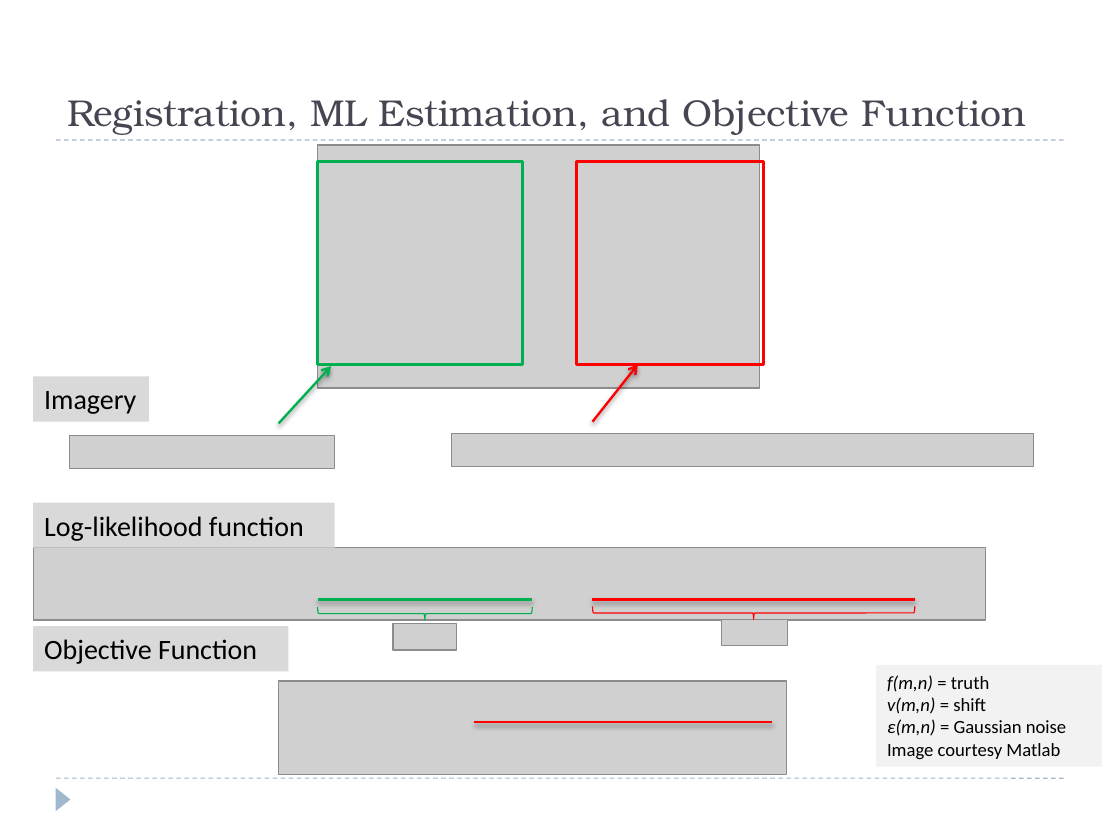
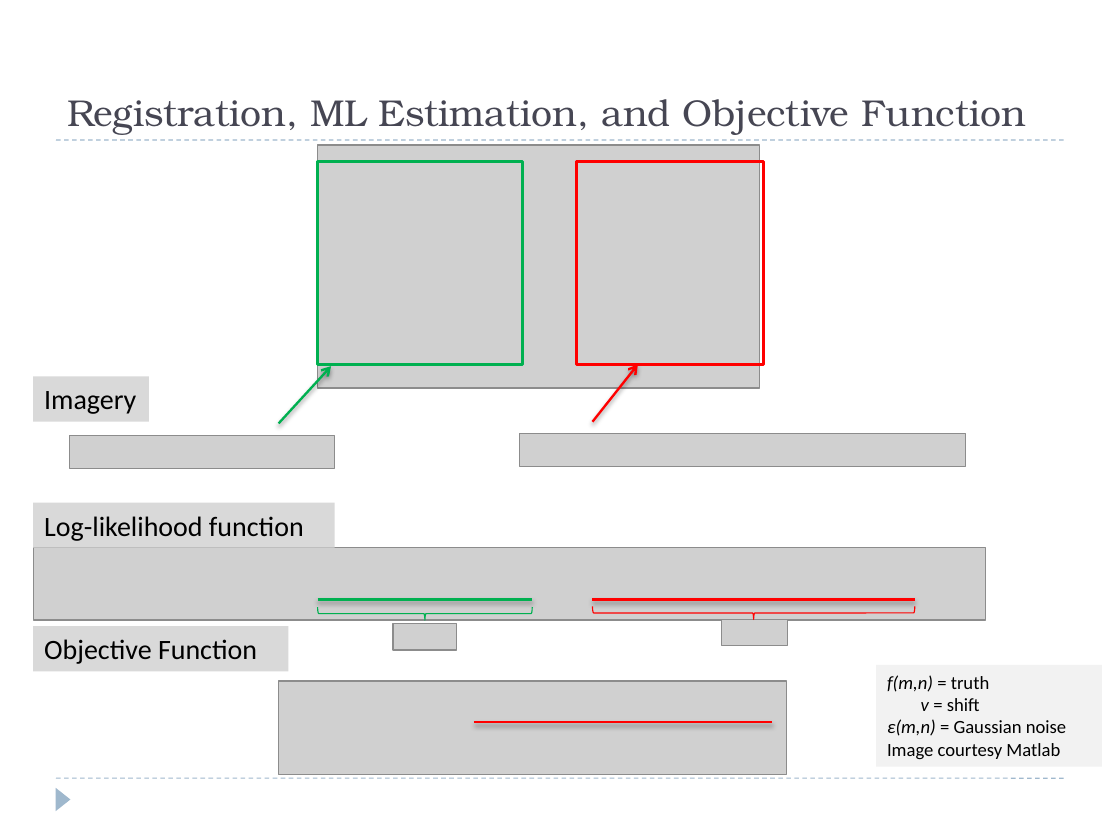
Before and after one commit to josh-gleason/CS679, a slide deck: slide 11 of Presentation/CS679Presentation2.pptx (slide 10 before the commit). Drawn at 1120x840 pixels with LibreOffice and Linux fonts; fonts in the diff are those of the drawing; grey boxes stand for pictures. Boxes give left, top, right and bottom in pixels: in the first picture for what was removed or moved away, otherwise in the second. Text is boxed around its words. In the diff, an @@ line names an element or a change of style, - is before the commit and + after.

```diff
--- a/Presentation/CS679Presentation2.pptx
+++ b/Presentation/CS679Presentation2.pptx
@@ picture: place and size @@
-picture at [451,433,1034,467]
+picture at [520,433,965,467]
@@ text in rectangle at [921,698,980,711]: text changed; italic off @@
-v(m,n) = shift
+v = shift
```
Also in this commit, not shown: 8 other slides changed, 1 slide added.
